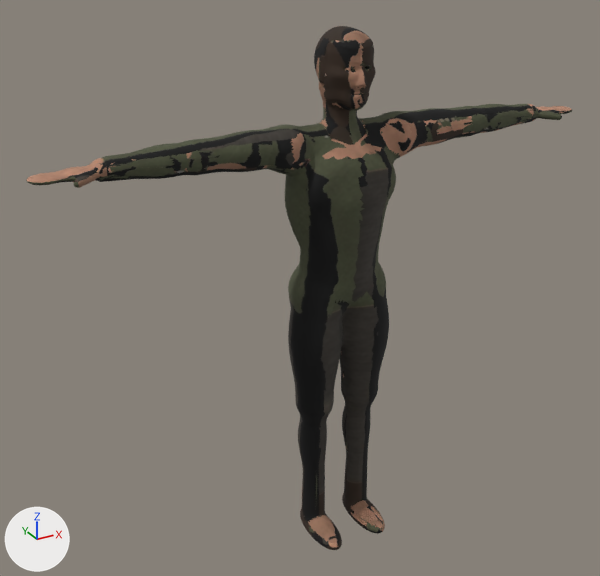
A saved change to the glTF model godot/assets/characters/look/look_plus_survivor.glb.
Camera for both pictures: a camera (50 mm lens) standing at (-1.31, -2.11, 2.02) and looking at (-0.11, 0.07, 0.94). Every picture has the same lights, and +X, +Y and +Z are marked at lower left. The older version comes first. Objects named as collision shapes, trigger or cutter boxes, shadow casters or lower levels of detail are left out. Vertices at exactly the same position are counted once.

In view in the first picture: 'body_lod0'.
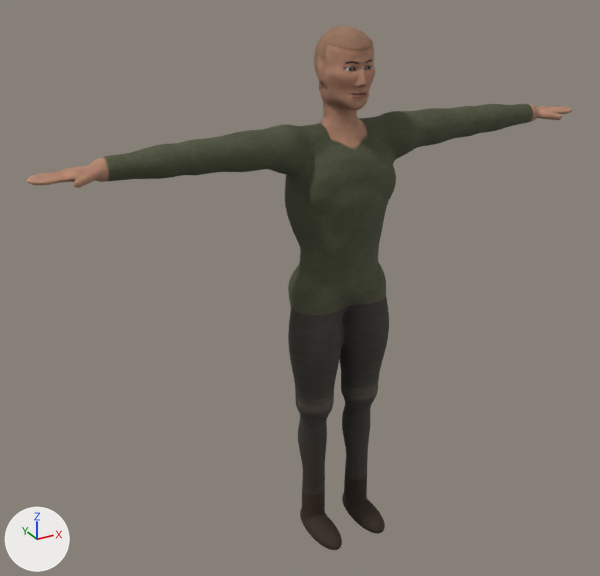
The edits, one by one:
me_body_lod0 is used by ob_body_lod0; location (0.0, 0.0, 0.0).
me_body_lod0 had 15145 vertices, 30132 faces and spanned x -0.93..0.93, y -0.17..0.12, z 0.0..1.75.
me_body_lod0 now has 15143 vertices, 30131 faces and spans x -0.93..0.93, y -0.17..0.12, z 0.0..1.75.
me_body_lod0 part 1: 193 vertices moved within x -0.08..0.2, y -0.1..0.11, z 1.24..1.75; 171 vertices removed from x -0.08..0.08, y -0.09..0.01, z 1.53..1.71; 168 vertices added at x -0.08..0.08, y -0.1..0.02, z 1.53..1.7.
me_body_lod0 part 2: 34 vertices moved within x 0.0..0.15, y -0.08..0.0, z 0.41..1.02.
me_body_lod0 part 3: 26704 kept faces spanning x -0.93..0.93, y -0.17..0.12, z 0.0..1.75 get new texture (UV) coordinates.
Other edits to the shape of me_body_lod0 do not show in these pictures.

Pixel boxes (x1, y1, x2, y2) of what changed, in the pictures (600 x 576 px; the box of a moved part takes in the faces that stretch with it):
part 1 of me_body_lod0, moved or reshaped: before (314, 26, 414, 140); after (314, 26, 414, 161)
part 2 of me_body_lod0, moved or reshaped: (341, 262, 387, 435) in both
part 3 of me_body_lod0, surface changed: (26, 26, 572, 550) in both
